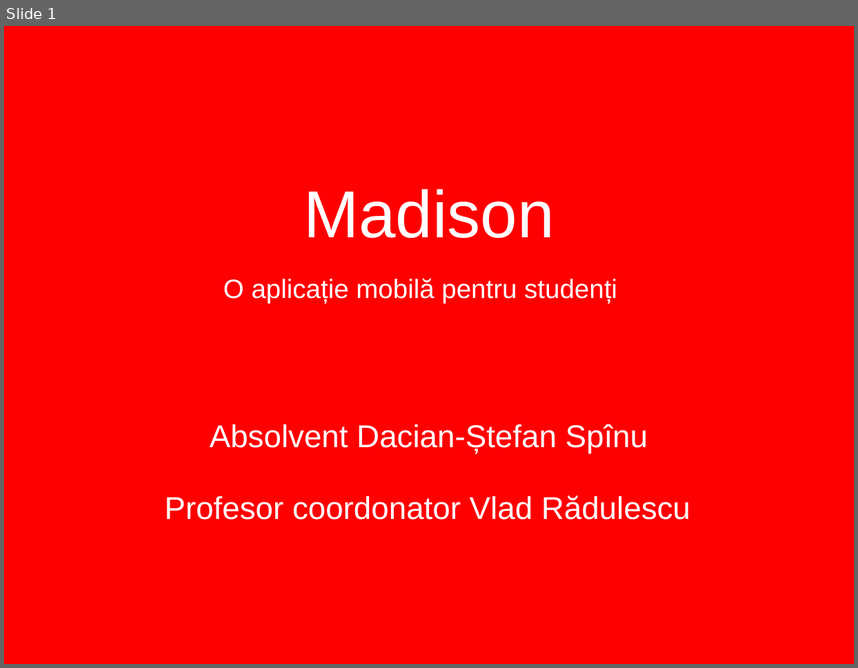
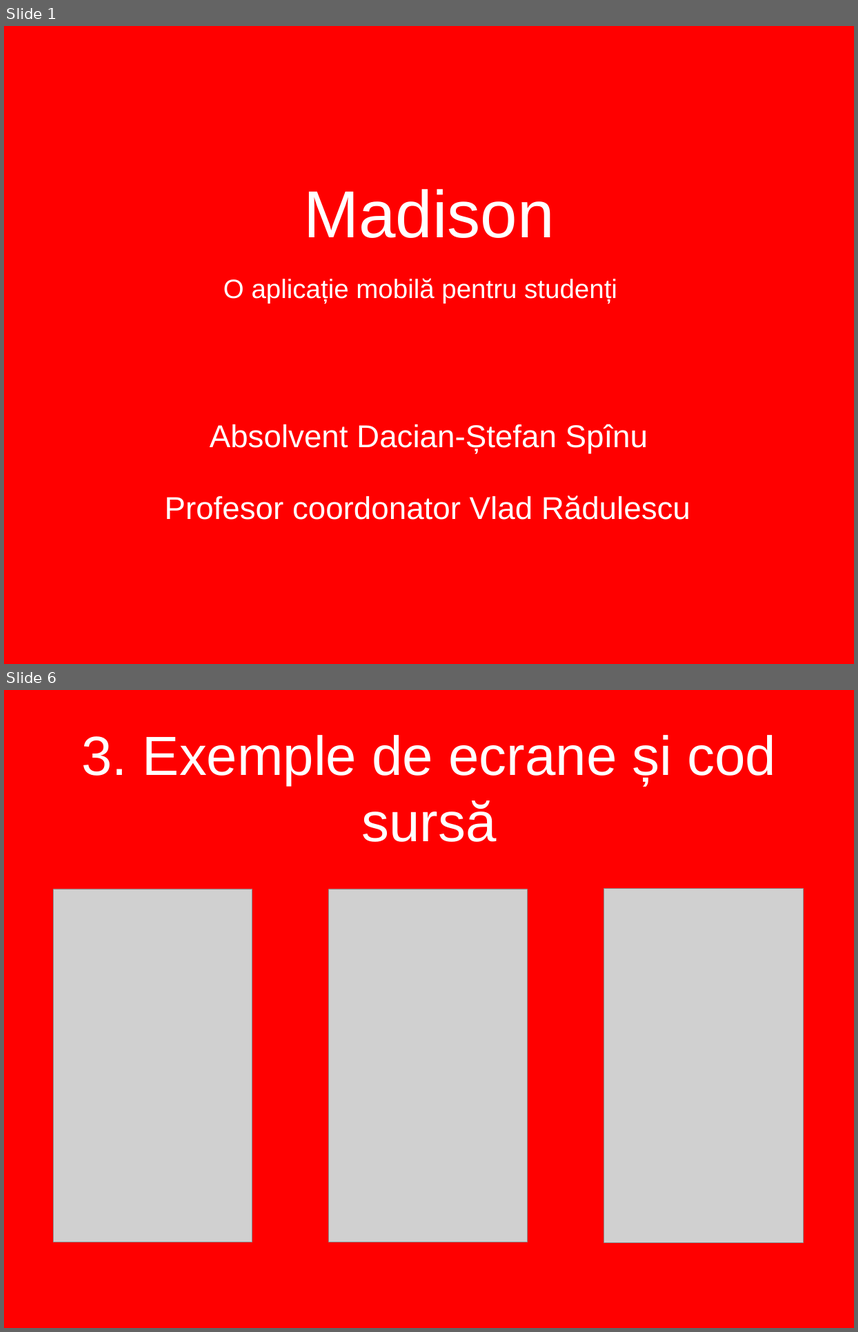
Before and after one commit to dacianspinu/madison, a slide deck: Licenta2017DacianSpinu/Prezentare.pptx. Shown one above the other, each under a label of ours: slide 1 before the commit, slides 1 and 6 after it; the slides between them are not shown. The pictures are 858x668 and 858x1332 pixels, drawn with LibreOffice and Linux fonts; fonts in the diff are those of the drawing; grey boxes stand for pictures; background and template pictures are left out. Boxes give left, top, right and bottom in pixels: in the first picture for what was removed or moved away, otherwise in the second. Text is boxed around its words. In the diff, an @@ line names an element or a change of style, - is before the commit and + after.

```diff
--- a/Licenta2017DacianSpinu/Prezentare.pptx
+++ b/Licenta2017DacianSpinu/Prezentare.pptx
@@ slide 6 added at (x1=4, y1=690, x2=854, y2=1328), background picture (left out) @@
@@ title added at (x1=81, y1=735, x2=776, y2=842), 66.4 pt, text #FFFFFF @@
+3. Exemple de ecrane și cod sursă
@@ picture added at (x1=54, y1=889, x2=252, y2=1242) @@
@@ picture added at (x1=329, y1=889, x2=528, y2=1242) @@
@@ picture added at (x1=604, y1=888, x2=803, y2=1243) @@
```
Also in this commit, not shown: 8 other slides added, 1 other file.
